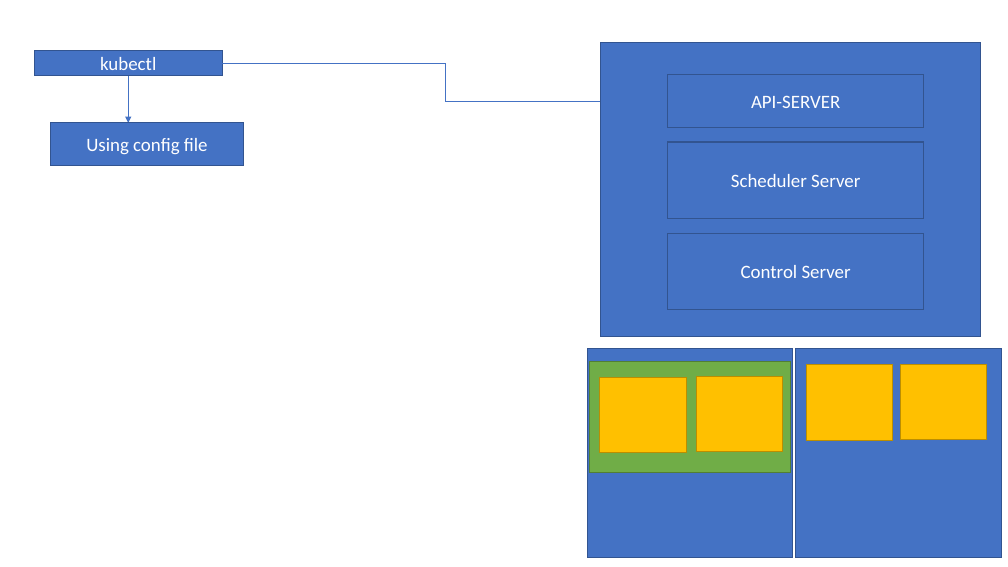
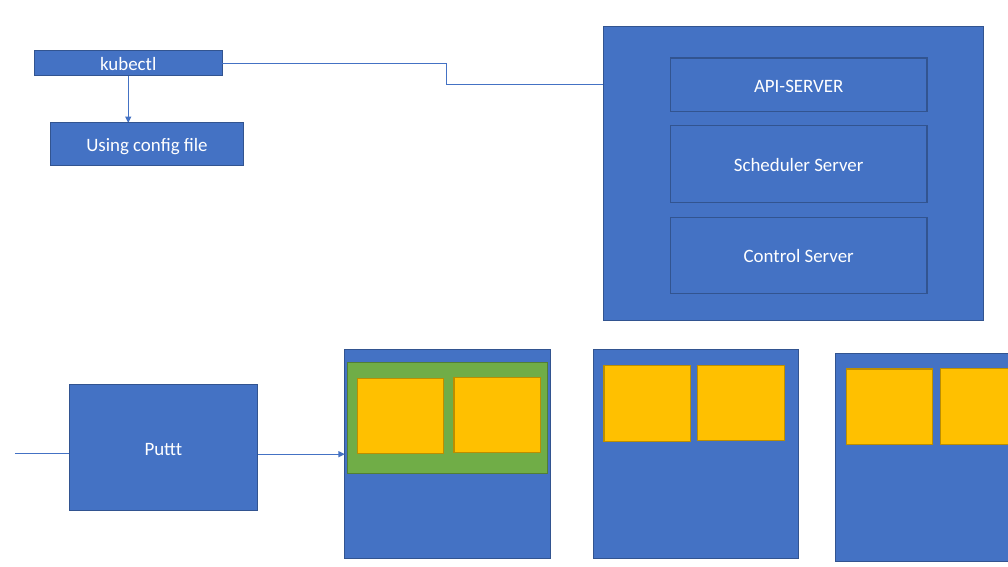
Before and after one commit to nileshdevdas/advaws, a slide deck: slide 17 of AWSPresentation1.pptx. Drawn at 1008x567 pixels with LibreOffice and Linux fonts; fonts in the diff are those of the drawing. Boxes give left, top, right and bottom in pixels: in the first picture for what was removed or moved away, otherwise in the second. Text is boxed around its words. In the diff, an @@ line names an element or a change of style, - is before the commit and + after.

```diff
--- a/AWSPresentation1.pptx
+++ b/AWSPresentation1.pptx
@@ 4 rectangles: place and size @@
-4 rectangles at box(600, 43, 981, 337)
+4 rectangles at box(603, 26, 984, 320)
@@ elbow arrow moved from (222, 63) - (668, 101) to (222, 63) - (671, 85) @@
@@ rectangle: place and size @@
-rectangle at box(588, 349, 793, 558)
+rectangle at box(345, 350, 551, 559)
@@ rectangle: place and size @@
-rectangle at box(796, 349, 1002, 558)
+rectangle at box(594, 350, 799, 559)
@@ rectangle added at box(836, 353, 1008, 562), fill #4472C4, outline #325491 1 pt @@
@@ rectangle added at box(70, 385, 257, 510), fill #4472C4, outline #325491 1 pt, 18 pt, text #FFFFFF @@
+Puttt
@@ rectangle: place and size @@
-rectangle at box(590, 361, 791, 473)
+rectangle at box(347, 362, 548, 473)
@@ rectangle: place and size @@
-rectangle at box(600, 377, 686, 453)
+rectangle at box(358, 379, 444, 454)
@@ rectangle: place and size @@
-rectangle at box(696, 377, 783, 452)
+rectangle at box(454, 377, 541, 453)
@@ rectangle: place and size @@
-rectangle at box(807, 364, 893, 440)
+rectangle at box(604, 366, 690, 442)
@@ rectangle: place and size @@
-rectangle at box(901, 364, 987, 440)
+rectangle at box(698, 365, 784, 441)
@@ rectangle added at box(847, 369, 933, 445), fill #FFC000, outline #BD8E00 1 pt @@
@@ rectangle added at box(941, 369, 1008, 445), fill #FFC000, outline #BD8E00 1 pt @@
@@ elbow arrow added from (15, 453) to (345, 454), #4472C4 0.5 pt @@
```
Also in this commit, not shown: 1 other slide changed, 2 other files.
